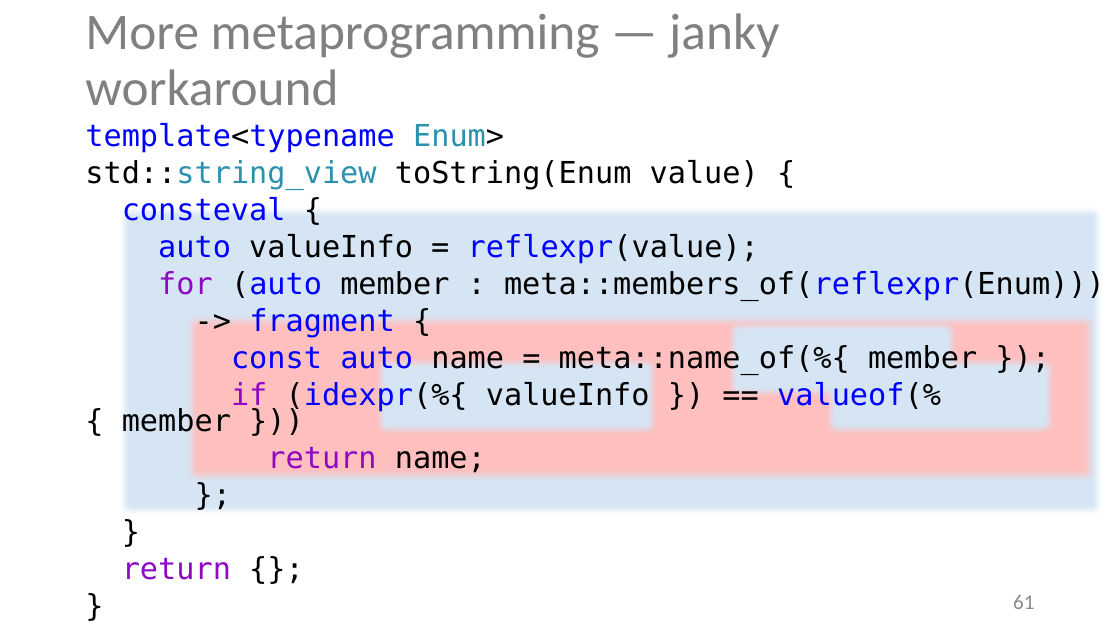
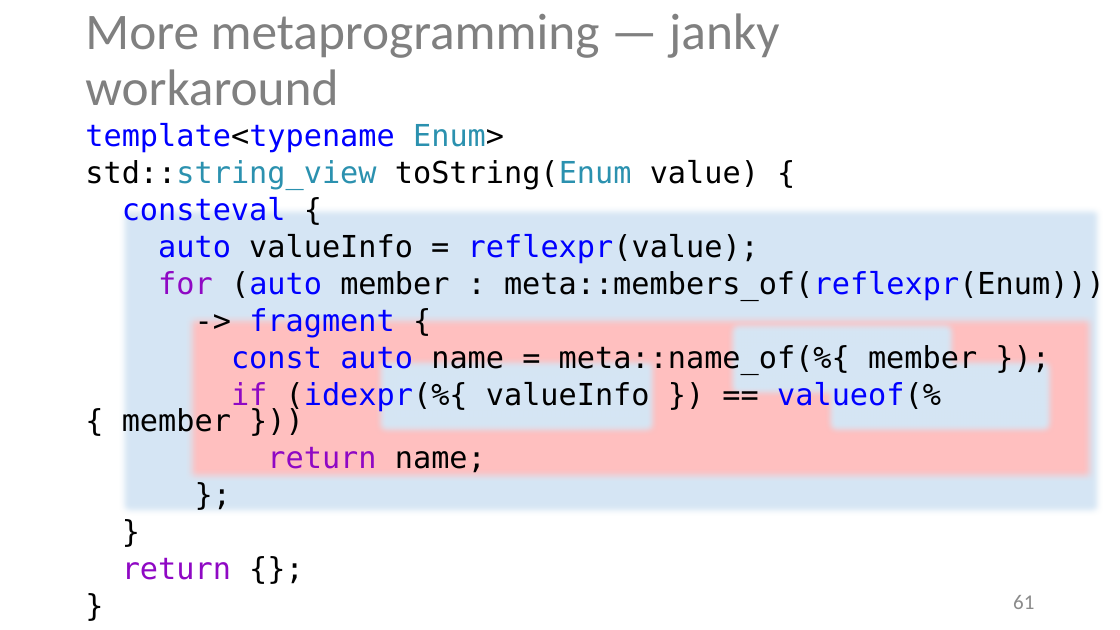
Before and after one commit to toughengineer/talks, a slide deck: slide 61 of C++ On Sea 2020/metaprogramming-cpponsea.pptx. Drawn at 1120x630 pixels with LibreOffice and Linux fonts; fonts in the diff are those of the drawing. Boxes give left, top, right and bottom in pixels: in the first picture for what was removed or moved away, otherwise in the second. Text is boxed around its words. In the diff, an @@ line names an element or a change of style, - is before the commit and + after.

```diff
--- a/C++ On Sea 2020/metaprogramming-cpponsea.pptx
+++ b/C++ On Sea 2020/metaprogramming-cpponsea.pptx
@@ text at (85, 160, 759, 189): text colour #000000 to #2B91AF in "toString(Enum" @@
```
Also in this commit, not shown: 1 other slide changed, 1 other file.
